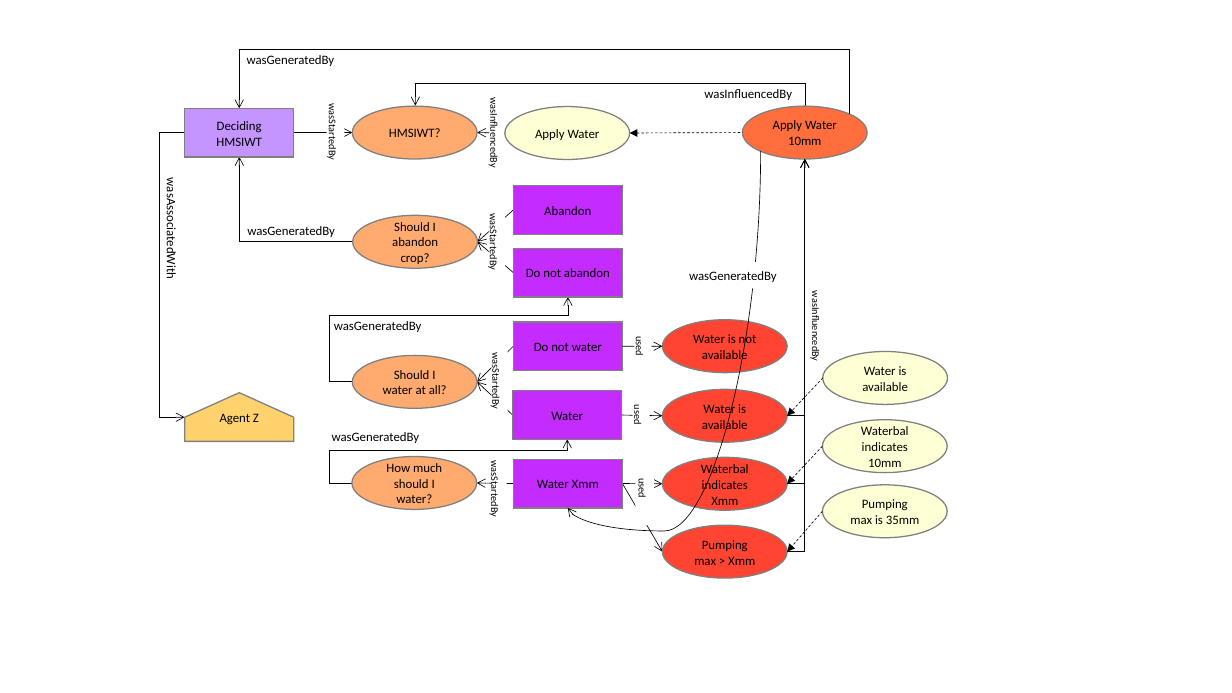
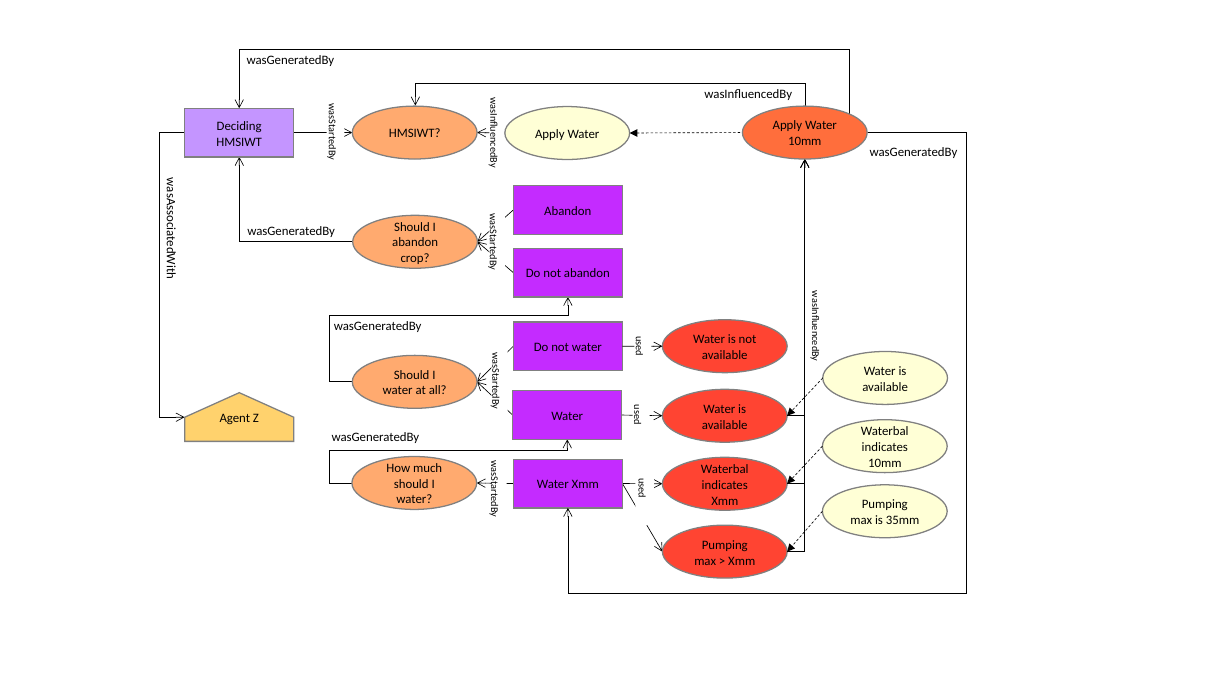
Before and after one commit to nicholascar/decprov-ont, a slide deck: slide 10 of images/diagrams.pptx. Drawn at 1232x693 pixels with LibreOffice and Linux fonts; fonts in the diff are those of the drawing. Boxes give left, top, right and bottom in pixels: in the first picture for what was removed or moved away, otherwise in the second. Text is boxed around its words. In the diff, an @@ line names an element or a change of style, - is before the commit and + after.

```diff
--- a/images/diagrams.pptx
+++ b/images/diagrams.pptx
@@ elbow arrow added from (868, 133) to (568, 508), #000000 0.5 pt @@
@@ text "wasGeneratedBy": place and size @@
-text "wasGeneratedBy" at box(689, 271, 777, 282)
+text "wasGeneratedBy" at box(870, 147, 958, 158)
@@ curved arrow removed from (761, 152) to (568, 508) @@
```
Also in this commit, not shown: 1 other file.
